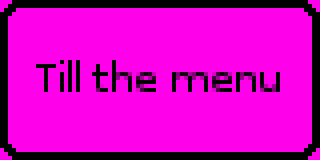
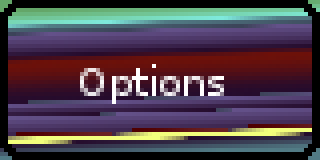
Revision of a layered 320×160 image; what changed, layer by layer:
added layer "Options" above "Setup gaem" over [80, 64, 224, 104]
renamed "Add unit #2" to "To the menu", hid it over [36, 60, 280, 92]
painted on "Layer" over [0, 0, 320, 160]
